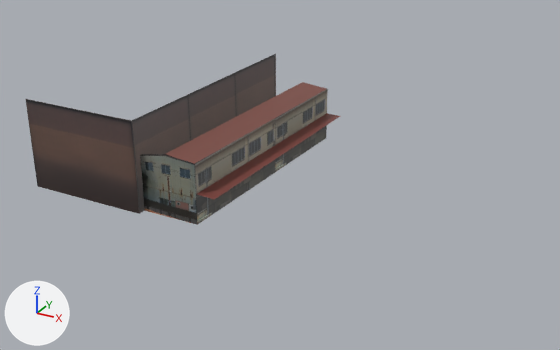
The Blender file モデリング/新家系ストラクチャ/北千住~南千住/関屋・河原/3L.blend as it was, and as the next commit left it.
The view is the same before and after, from a 50 mm lens placed at (18.8, -144.9, 61.4), pointed at (-48.0, -23.4, 0.7). The axes (+X, +Y, +Z) are drawn at lower left. The lights are the same throughout. The older version comes first.

Objects in the first picture: '立方体.032', '立方体.033', '立方体.034'.
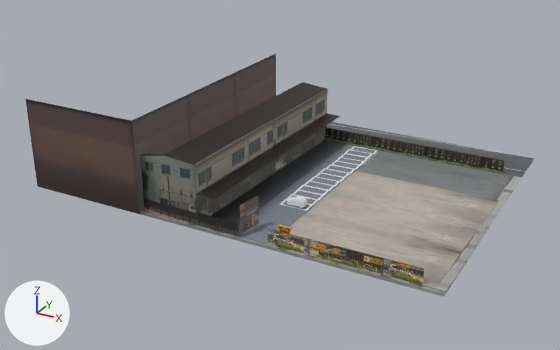
Location of each change, [x1, y1, x2, y2] in pixels of the pictures (560 x 350 px):
'平面.005', added: after [41, 122, 535, 297]
'平面.001', added: after [268, 228, 424, 285]
'立方体.033', surface changed (brown to black): [197, 113, 340, 200] in both
'平面.004', added: after [325, 128, 504, 170]
'平面.006', added: after [324, 136, 503, 174]
'平面', added: after [197, 213, 241, 236]
'平面.003', added: after [240, 196, 259, 234]
'Compact1_1F.006', added: after [287, 196, 307, 208]
'平面.002', added: after [277, 225, 292, 234]
part 1 of me_立方体_034, recoloured (brown to black): [166, 82, 327, 164] in both

Patch to the scene script:
```diff
--- a/モデリング/新家系ストラクチャ/北千住~南千住/関屋・河原/3L.blend.py
+++ b/モデリング/新家系ストラクチャ/北千住~南千住/関屋・河原/3L.blend.py
@@ mat_マテリアル_016 @@
 mat_マテリアル_016 = principled_material('マテリアル.016')
-mat_マテリアル_016.base_color = (0.198, 0.0552, 0.0452)  # brown #7b423c
+mat_マテリアル_016.texture = img_preparetemp_0p_0_png
@@ me_立方体_034 @@
 me_立方体_034.from_pydata(...)  # 9 vertices, 4 faces; spans x -1.0..0.04, y -0.76..8.23, z -0.08..11.99
 # used by ob_立方体_034; location = (-50.2, -43.6, 0.0); scale = (12.2, 5.39, 1.0)
+# me_立方体_034 part 1: all 1 face that had it switch from mat_マテリアル_017 (brown #7e4c43) to mat_マテリアル_015 (picture img_preparetemp_0p_0_png)
 me_立方体_034.materials.append(mat_マテリアル_014)
@@ ob_平面_006 @@
+ob_平面_006 = bpy.data.objects.new('平面.006', me_平面_006)  # 10 vertices, 3 faces; spans x 17.1..56.9, y 0.3..1.5, z 0.0..4.8; in mat_マテリアル_013 (picture img_kusa_png)
+ob_平面_006.location = (-67.5, -0.5, -0.2)
@@ ob_平面_004 @@
+ob_平面_004 = bpy.data.objects.new('平面.004', me_平面_004)  # 8 vertices, 2 faces; spans x 17.1..56.9, y 0.5..1.5, z 0.0..4.8; in mat_マテリアル_011 (picture img_dsc02415p_1_png)
+ob_平面_004.location = (-67.5, -0.3, -0.2)
@@ ob_平面_003 @@
+ob_平面_003 = bpy.data.objects.new('平面.003', me_平面_003)  # 4 vertices, 1 face; spans x 0.28..1.0, y -1.48..3.36, z 0.0..5.35; in mat_マテリアル_006 (picture img_dsc024040_png)
+ob_平面_003.location = (-42.9, -45.5, 0.0)
@@ ob_平面_002 @@
+ob_平面_002 = bpy.data.objects.new('平面.002', me_平面_002)  # 4 vertices, 1 face; spans x 31.69..34.53, y 0.76..0.96, z 2.52..3.79; in mat_マテリアル_005 (picture img_dsc024031_png)
+ob_平面_002.location = (-67.5, -47.8, -0.2)
@@ ob_平面_001 @@
+ob_平面_001 = bpy.data.objects.new('平面.001', me_平面_001)  # 8 vertices, 2 faces; spans x 30.0..56.9, y 0.5..1.5, z 0.0..4.8; in mat_マテリアル_004 (picture img_dsc024030_png)
+ob_平面_001.location = (-67.5, -47.8, -0.2)
@@ ob_平面 @@
+ob_平面 = bpy.data.objects.new('平面', me_平面)  # 7 vertices, 3 faces; spans x -1.09..7.36, y -1.0..-0.48, z 0.0..2.13; in mat_マテリアル_002 (picture img_130234p_0_png)
+ob_平面.location = (-49.9, -46.7, 0.0)
@@ ob_平面_005 @@
+ob_平面_005 = bpy.data.objects.new('平面.005', me_平面_005)  # 12 vertices, 3 faces; spans x -19.4..60.6, y -1.0..59.1, z 0.0; in mat_マテリアル (picture img_tyusyajo_png), mat_マテリアル_001 (picture img_road2_png), mat_マテリアル_003 (picture img_enseki_png)
+ob_平面_005.location = (-67.5, -47.8, -0.2)
@@ ob_compact1_1f_006 @@
+ob_compact1_1f_006 = bpy.data.objects.new('Compact1_1F.006', me_mesh_006)  # 197 vertices, 143 faces; spans x -0.86..0.86, y -1.79..1.66, z -0.18..1.42; in mat_compact1_1fmaterial_006 (dark grey #5d5d5d), mat_compact1_1fmaterial_005 (white #e7e7e7), mat_compact1_1fmaterial (white #e7e7e7), mat_compact1_1fmaterial_002 (white #e7e7e7), mat_compact1_1fmaterial_003 (white #e7e7e7), mat_compact1_1fmaterial_004 (white #e7e7e7), mat_compact1_1fmaterial_001 (white #e7e7e7)
+ob_compact1_1f_006.location = (-39.6, -32.3, 0.2)
+ob_compact1_1f_006.rotation_euler = (0.0, 0.0, -1.552)  # degrees (0, 0, -89)
```
